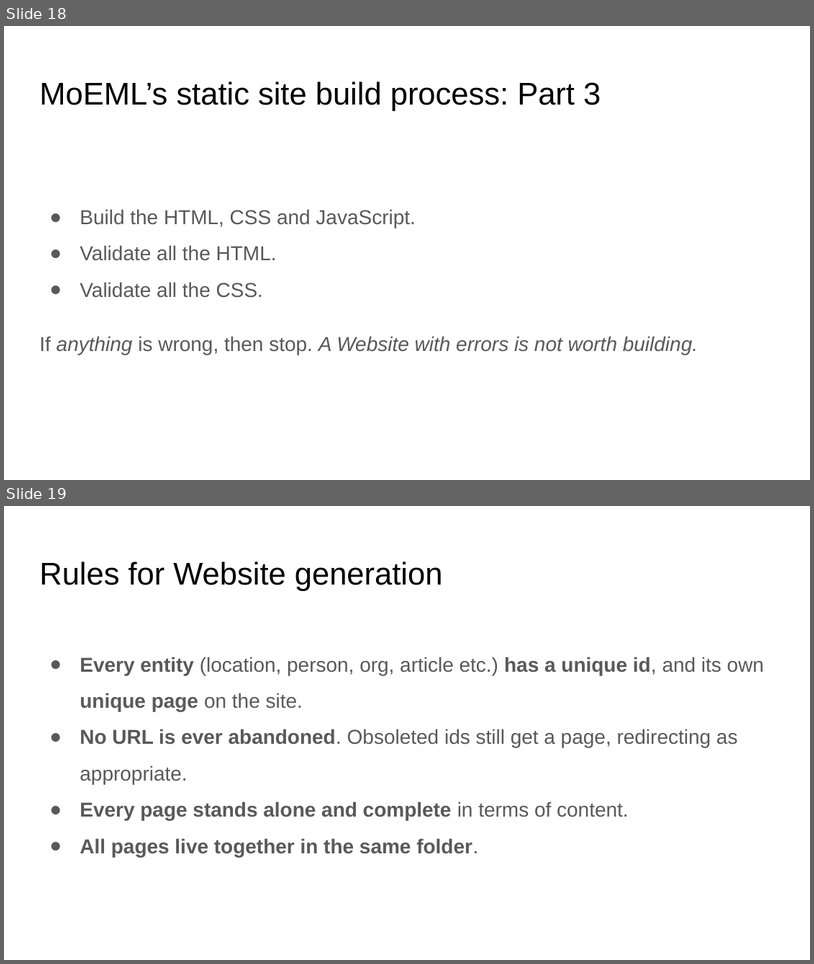
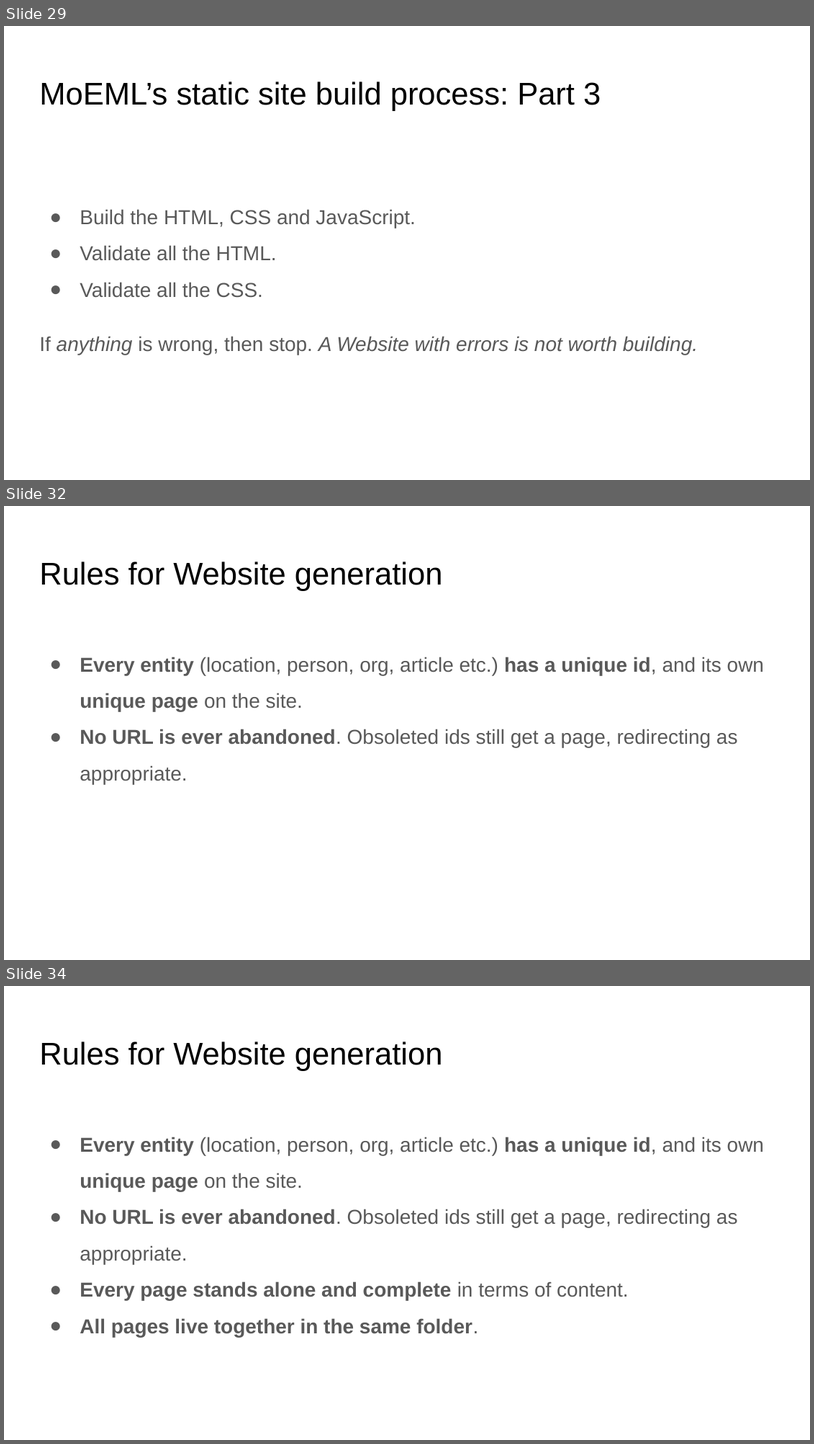
Before and after one commit to projectEndings/Endings, a slide deck: presentations/tei_2019/thePrefabricatedWebsite.odp. Shown one above the other, each under a label of ours: slides 18 and 19 before the commit, slides 29, 32 and 34 after it; the slides between them are not shown. The pictures are 814x964 and 814x1444 pixels, drawn with LibreOffice and Linux fonts; fonts in the diff are those of the drawing; background and template pictures are left out. Boxes give left, top, right and bottom in pixels: in the first picture for what was removed or moved away, otherwise in the second. Text is boxed around its words. In the diff, an @@ line names an element or a change of style, - is before the commit and + after.

```diff
--- a/presentations/tei_2019/thePrefabricatedWebsite.odp
+++ b/presentations/tei_2019/thePrefabricatedWebsite.odp
@@ slide 32 added at (x1=4, y1=506, x2=810, y2=960), background #FFFFFF @@
@@ title added at (x1=39, y1=561, x2=443, y2=591), 28 pt, text #000000 @@
+Rules for Website generation
@@ text added at (x1=80, y1=656, x2=764, y2=784), 18 pt, text #595959 @@
+● Every entity (location, person, org, article etc.) has a unique id, and its own unique page on the site.
+● No URL is ever abandoned. Obsoleted ids still get a page, redirecting as appropriate.
@@ what was slide 18 is now slide 29 @@
@@ what was slide 19 is now slide 34 @@
```
Also in this commit, not shown: 4 slides changed, 14 other slides added, 2 other files.
